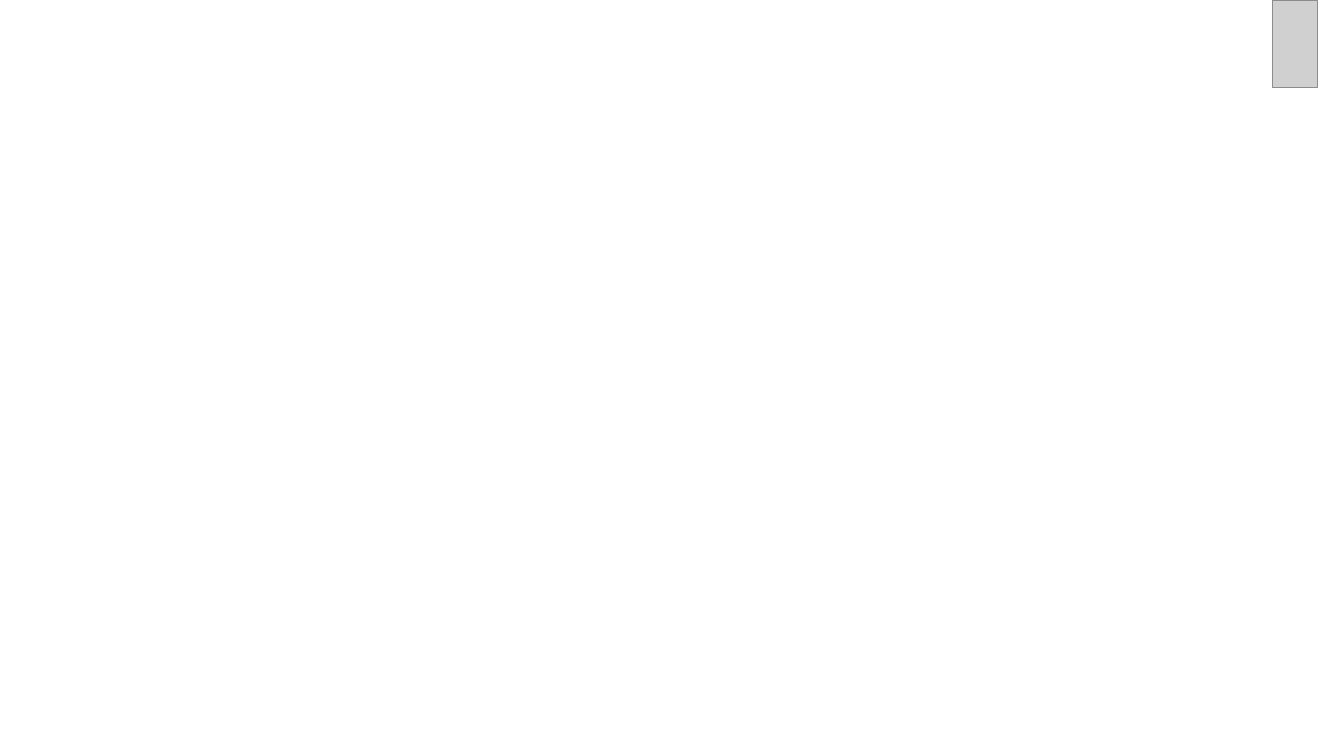
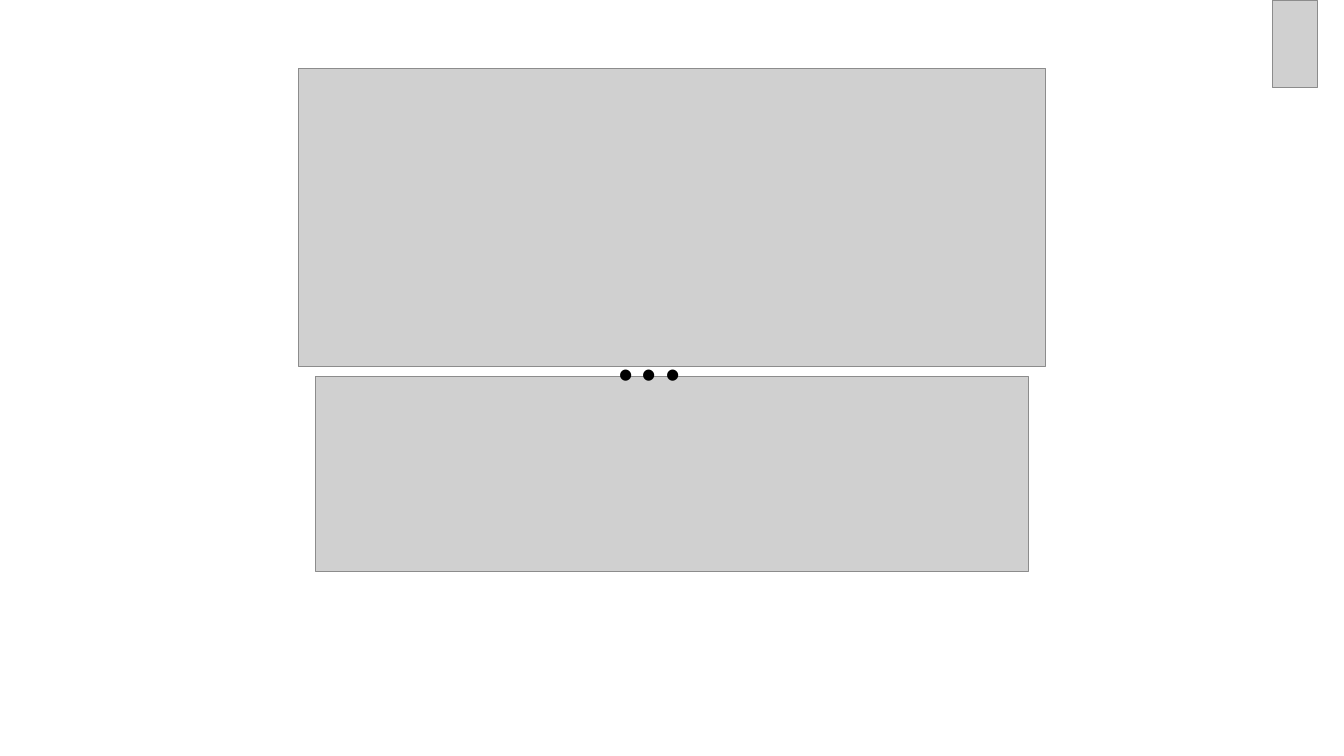
Before and after one commit to curso-r/202005-xgboost, a slide deck: slide 2 of slides/slides_aux.pptx. Drawn at 1344x756 pixels with LibreOffice and Linux fonts; fonts in the diff are those of the drawing; grey boxes stand for pictures. Boxes give left, top, right and bottom in pixels: in the first picture for what was removed or moved away, otherwise in the second. Text is boxed around its words. In the diff, an @@ line names an element or a change of style, - is before the commit and + after.

```diff
--- a/slides/slides_aux.pptx
+++ b/slides/slides_aux.pptx
@@ picture added at (x1=298, y1=69, x2=1047, y2=367) @@
@@ text added at (x1=605, y1=283, x2=764, y2=405), 66 pt, text #000000 @@
+...
@@ picture added at (x1=316, y1=376, x2=1028, y2=572) @@
```
Also in this commit, not shown: 3 other files.
